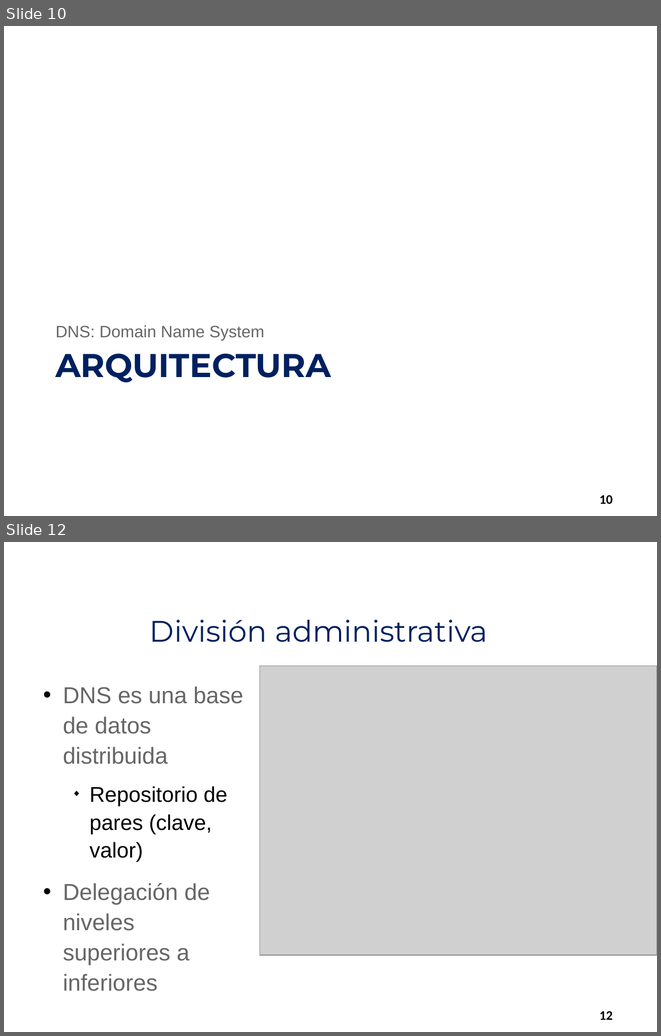
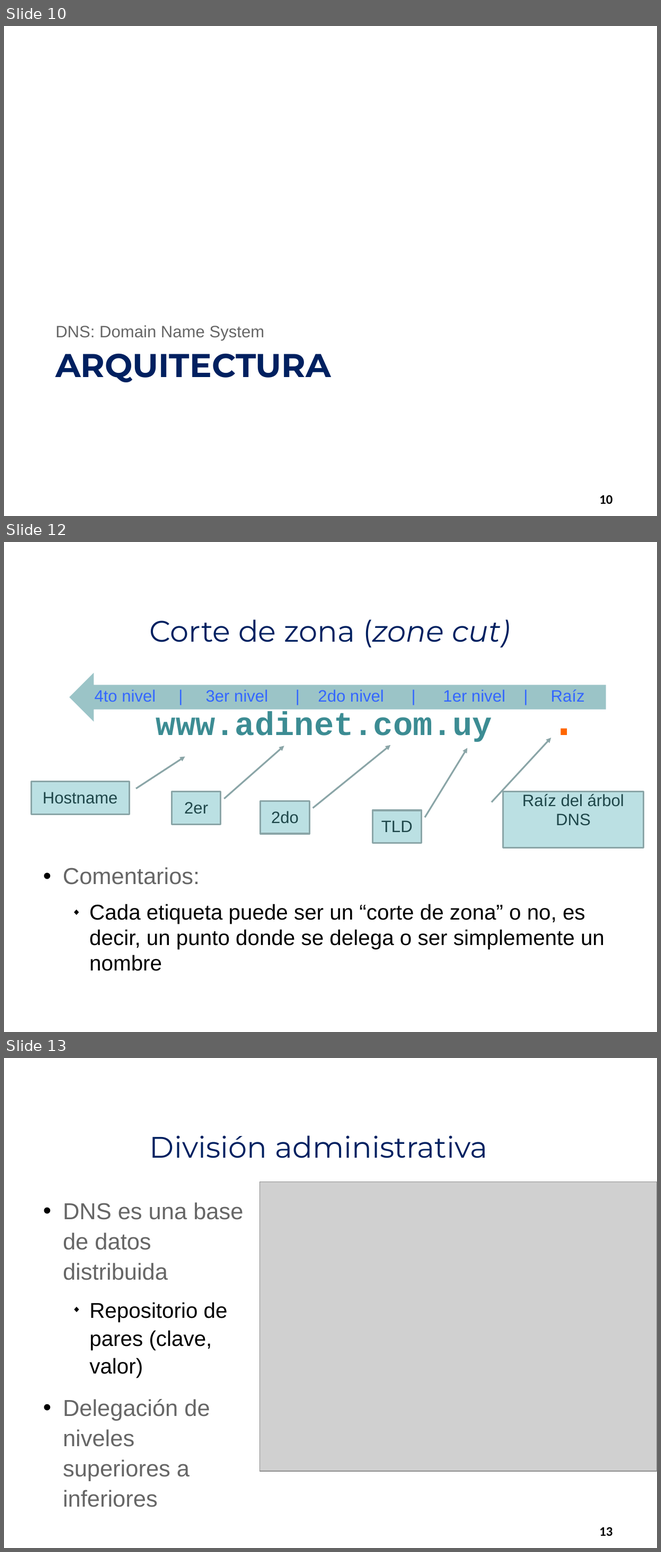
Before and after one commit to LACNIC/dns-handson-workshop, a slide deck: docs/dns-tutorial-lacnic-cap01-00.pptx. Shown one above the other, each under a label of ours: slides 10 and 12 before the commit, slides 10, 12 and 13 after it; the slides between them are not shown. The pictures are 661x1036 and 661x1552 pixels, drawn with LibreOffice and Linux fonts; fonts in the diff are those of the drawing; grey boxes stand for pictures; background and template pictures are left out. Boxes give left, top, right and bottom in pixels: in the first picture for what was removed or moved away, otherwise in the second. Text is boxed around its words. In the diff, an @@ line names an element or a change of style, - is before the commit and + after.

```diff
--- a/docs/dns-tutorial-lacnic-cap01-00.pptx
+++ b/docs/dns-tutorial-lacnic-cap01-00.pptx
@@ slide 12 added at (x1=4, y1=542, x2=657, y2=1032), background picture (left out) @@
@@ title added at (x1=150, y1=619, x2=510, y2=647), 36 pt, text #002060 @@
+Corte de zona (zone cut)
@@ right arrow added at (x1=69, y1=672, x2=606, y2=722), fill #3C8C93 at 51% opacity @@
@@ text added at (x1=95, y1=689, x2=585, y2=702), 20 pt, text #3366FF @@
+4to nivel | 3er nivel | 2do nivel | 1er nivel | Raíz
@@ text added at (x1=156, y1=712, x2=492, y2=742), 40 pt, text #3C8C93, bold @@
+www.adinet.com.uy .
@@ border callout added at (x1=31, y1=782, x2=129, y2=814), fill #BBE0E3, outline #8AA6A8 2 pt, 20 pt, text #1E4649 @@
+Hostname
@@ border callout added at (x1=171, y1=792, x2=221, y2=824), fill #BBE0E3, outline #8AA6A8 2 pt, 20 pt, text #1E4649 @@
+2er
@@ border callout added at (x1=503, y1=792, x2=643, y2=847), fill #BBE0E3, outline #8AA6A8 2 pt, 20 pt, text #1E4649 @@
+Raíz del árbol
+DNS
@@ border callout added at (x1=261, y1=801, x2=310, y2=834), fill #BBE0E3, outline #8AA6A8 2 pt, 20 pt, text #1E4649 @@
+2do
@@ border callout added at (x1=372, y1=810, x2=422, y2=843), fill #BBE0E3, outline #8AA6A8 2 pt, 20 pt, text #1E4649 @@
+TLD
@@ text added at (x1=63, y1=867, x2=604, y2=971), 26 pt, text #000000 @@
+• Comentarios:
+  ◆ Cada etiqueta puede ser un “corte de zona” o no, es decir, un punto donde se delega o ser simplemente un nombre
@@ what was slide 12 is now slide 13 @@
@@ page number at (x1=599, y1=1527, x2=612, y2=1536): text changed @@
-12
+13
```
Also in this commit, not shown: 3 slides changed, 1 other slide added.
